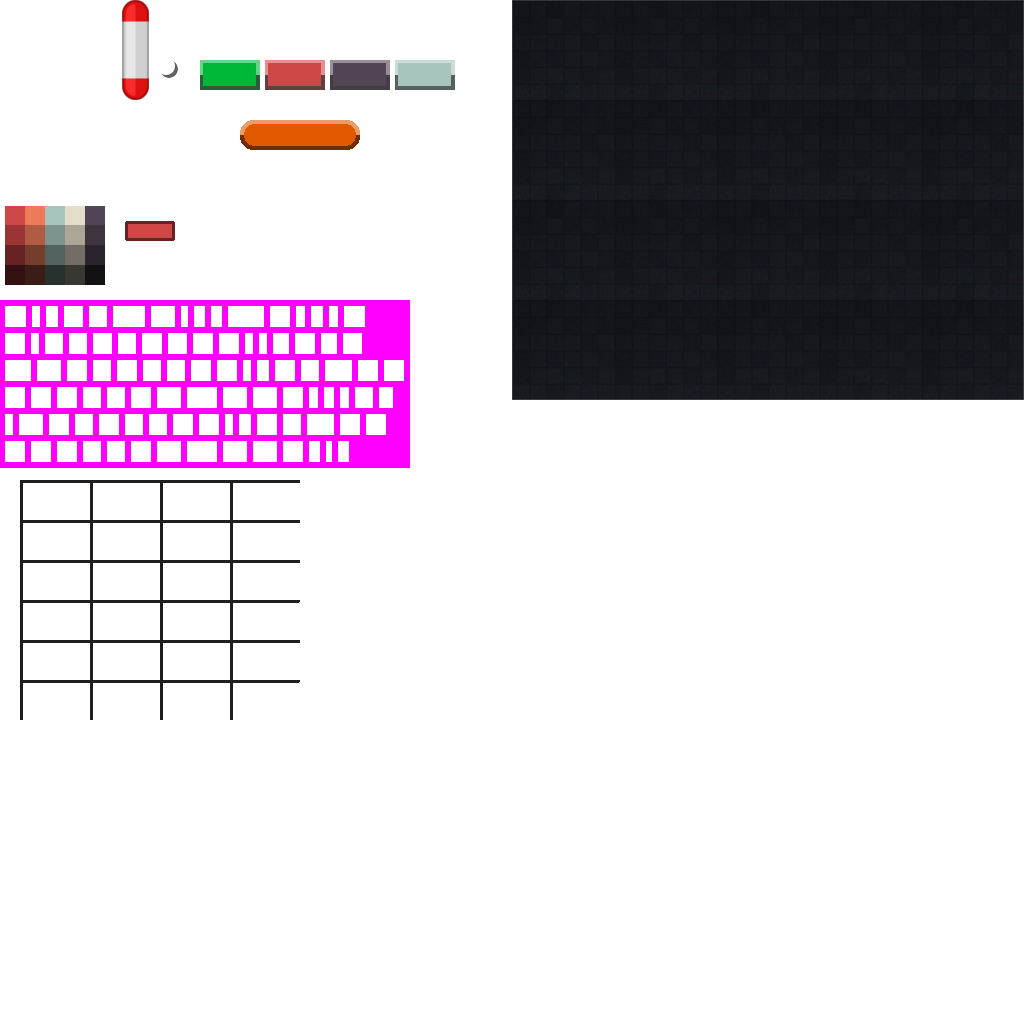
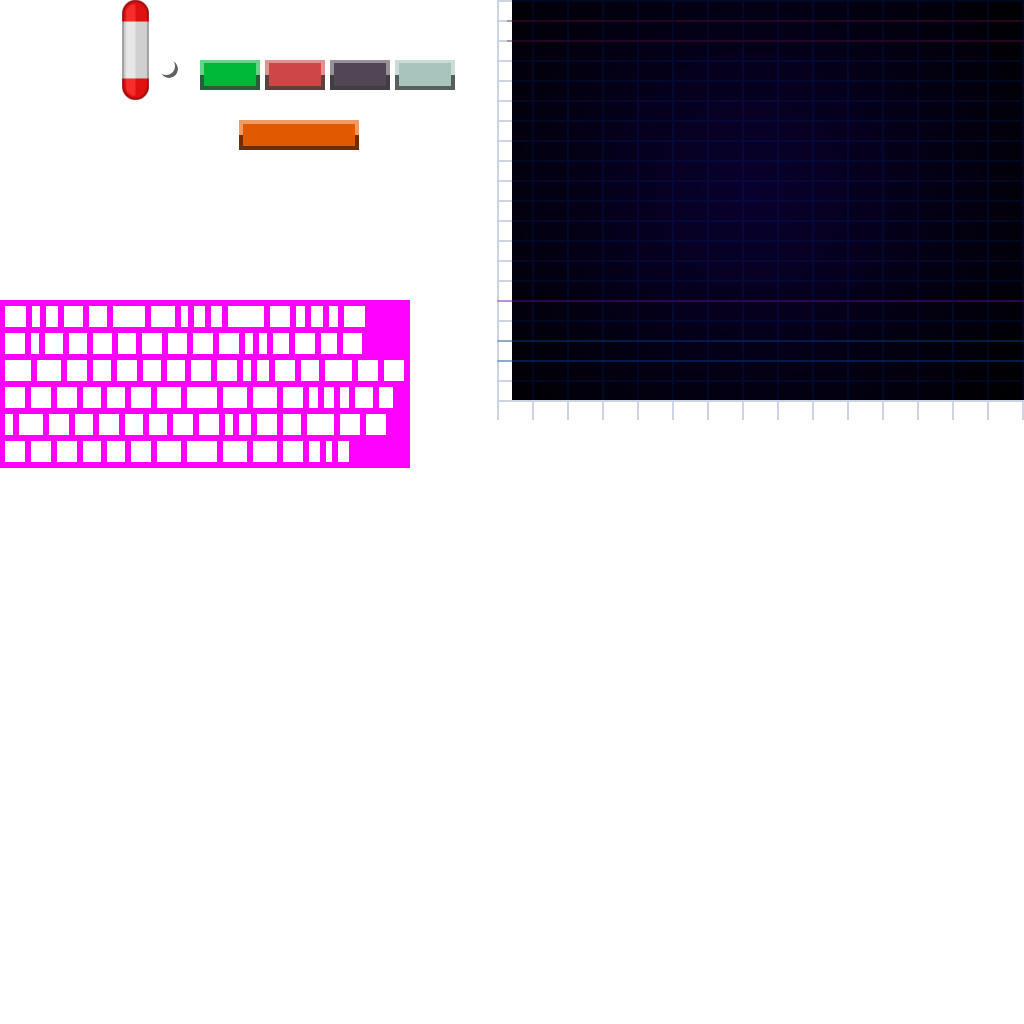
Revision of a layered 1024 x 1024 image; what changed, layer by layer:
painted on "Ebene #5" over [240, 120, 360, 150]
added layer "Player line" (30%) above "Red line" over [497, 300, 1024, 362]
added layer "Red line" (30%) above "Background" over [507, 20, 1024, 42]
added layer "Background" (20%) above "Ebene #1" over [497, 0, 1024, 420]
hid "Ebene #4", opacity 100% → 50%, moved it above "Ebene #2", painted on it over [203, 63, 399, 139]
hid "Ebene #2", opacity 100% → 40%, moved it above "Ebene #6", painted on it over [203, 63, 399, 135]
"Ebene #6": opacity 100% → 31%, painted on it over [20, 0, 1024, 720]
painted on "Ebene" over [5, 0, 1024, 400]
